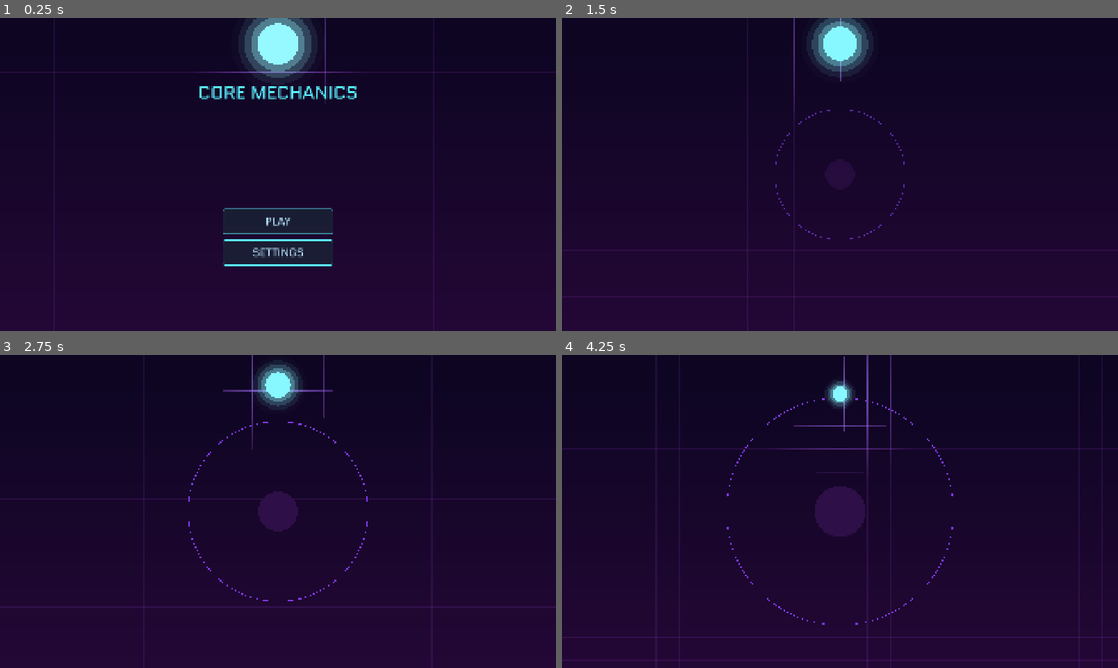
Above: before the commit, frames 1-4 (two rows, left to right).
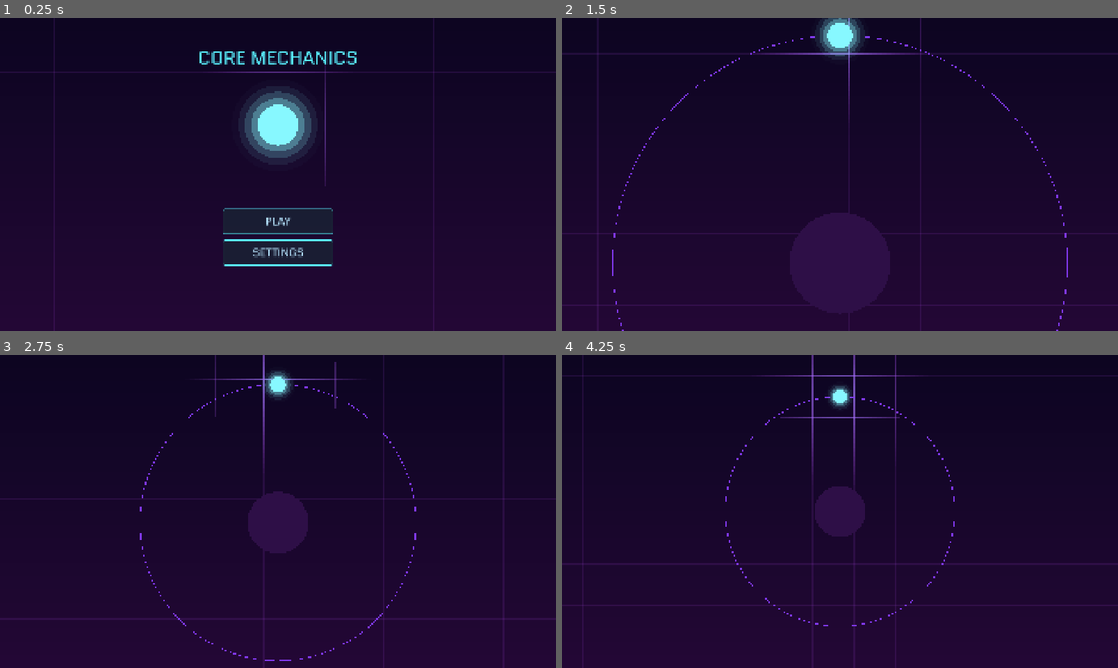
Above: after the commit, the same moments.

Repository: kjbrown-sandbox/juniper-dev-gamejam
Game: Godot game, scene res://MainMenu.tscn
Same seed, same stepped clock (60 frames per second), same inputs: the game is played once before the commit and once after it.
Inputs (mouse positions are in pixels of both pictures, inside the frame that each line leads up to):
- Up to frame 1 (0.25 s): no input
- Up to frame 2 (1.5 s): click "PLAY" at 0.5 s; tap Enter at 1.25 s; move the mouse to (962, 158) at 1.27 s; hold Up from 1.28 s (still down); hold F from 1.28 s (still down); click (962, 158) at 1.42 s
- Up to frame 3 (2.75 s): tap Space at 1.52, 2.27 s; move the mouse to (166, 527) at 2.02 s; release Up at 2.03 s; release F at 2.03 s; hold Down from 2.03 s (still down); tap Y at 2.1 s; click (166, 527) at 2.17 s
- Up to frame 4 (4.25 s): move the mouse to (895, 442) at 2.77 s; release Down at 2.78 s; hold Up from 2.78 s (still down); tap Enter at 2.85 s; click (895, 442) at 2.92 s; move the mouse to (812, 574) at 3.52 s; tap Keypad Enter at 3.6 s; click (812, 574) at 3.67 s; tap Space at 3.77 s

The runs differ from the first frame. In frame 1, 5.0% of the frame differs, in the area x 35-65%, y 0-54%; in frame 2, 2.7%; in frame 3, 2.9%; in frame 4, 2.3%.

Commit message:
Menu intro: virtual camera + moon below the title
Rework the PLAY transition as a virtual camera (focus + zoom) that interpolates
from the menu framing to the game's exact first frame. The moon is pinned to the
world ring-top, so the end state == Game.tscn's opening and the cut is seamless
by construction. Menu now frames the moon below the title (not centred); the
ring/core sweep in as the camera pulls back. Camera uses cubic ease-out (fast
start, slow settle).

Co-Authored-By: Claude Opus 4.8 (1M context) <noreply@anthropic.com>

Diff:
--- a/MainMenu.gd
+++ b/MainMenu.gd
@@ -14,12 +14,13 @@
 const MENU_GLOW_STRENGTH := 0.8
 const DEFAULT_VOLUME := 80.0        # 0..100, session-only (no save system this jam)
 
-const MENU_MOON_FRAC := 0.08        # menu moon sits high (above the ring's top) so it can drop onto it
+const MENU_MOON_FRAC := 0.34        # menu moon's vertical screen position (below the title, above centre)
 const MENU_MOON_R := 70.0           # menu moon radius (the "huge, zoomed-in" hero)
 
 # Mirrors of Game's start geometry, so the zoom-out reveal lands EXACTLY on the game's first
 # frame (moon at the top of ring 0, planet centered) and the scene cut is invisible.
 const BASE_RADIUS := 180.0
+const WORLD_MOON_Y := -180.0        # the game's moon starts at the top of ring 0 (world (0, -base_radius))
 const PLANET_RADIUS := 40.0
 const MOON_RADIUS := 10.0           # must match Game.gd moon_radius for a seamless hand-off
 const MAX_ZOOM := 2.2
@@ -27,7 +28,6 @@
 const INTRO_DUR := 4.0              # seconds of slow zoom-out + fall before the cut to Game.tscn
 
 var time := 0.0
-var moon_pos := Vector2.ZERO
 var volume := DEFAULT_VOLUME
 var state := "menu"                 # menu | intro
 var intro_t := 0.0
@@ -53,7 +53,6 @@
 
 func _process(delta: float) -> void:
 	time += delta
-	var vp := get_viewport_rect().size
 	if state == "intro":
 		intro_t += delta
 		# Fade the menu theme out over the fall, silent by the time the moon lands.
@@ -63,9 +62,6 @@
 		if intro_t >= INTRO_DUR:
 			get_tree().change_scene_to_file("res://Game.tscn")
 			return
-	else:
-		# Hero moon hovers upper-center with a gentle bob.
-		moon_pos = Vector2(vp.x * 0.5, vp.y * MENU_MOON_FRAC + sin(time * 1.3) * 10.0)
 	queue_redraw()
 
 
@@ -82,49 +78,43 @@
 func _draw() -> void:
 	var vp := get_viewport_rect().size
 	if state == "intro":
-		_draw_intro(vp)
-		return
-	_draw_bg(vp, _menu_spacing(), moon_pos)
-	# The moon shines the grid patch under it, exactly like the in-game moon.
-	# DEFERRED (waiting on the other agent's final cell-lighting): also feed the mouse
-	# position here so the cursor lights the grid the same way. Hook:
-	#     _grid_shine(vp, _menu_spacing(), get_local_mouse_position(), style.moon_slow)
-	var mcol := style.moon_slow.lerp(style.moon_fast, 0.35 + 0.2 * sin(time * 4.0))
-	_glow_circle(moon_pos, MENU_MOON_R + 3.0 * sin(time * 1.3), mcol)
-
-
-# The "press PLAY" cinematic: the huge menu moon shrinks and the camera pulls back, revealing
-# it settling onto the top of ring 0 with the planet at center — i.e. the game's exact first
-# frame — then we cut to Game.tscn. A short crossfade at the end hides the cut.
-func _draw_intro(vp: Vector2) -> void:
-	var raw := clampf(intro_t / INTRO_DUR, 0.0, 1.0)
+		# Ease-out: the camera moves fast at the start and slows as it settles onto the game frame.
+		var raw := clampf(intro_t / INTRO_DUR, 0.0, 1.0)
+		var p := 1.0 - pow(1.0 - raw, 3.0)
+		_draw_scene(vp, p, lerpf(_menu_spacing(), style.grid_spacing, p), 0.0)
+	else:
+		_draw_scene(vp, 0.0, _menu_spacing(), sin(time * 1.3) * 8.0)
+
+
+# Everything is drawn through a virtual camera (focus + zoom) that interpolates from the menu
+# framing (p=0: zoomed in on the moon, which sits below the title; ring/core off-screen) to the
+# game's exact first frame (p=1: moon on the ring's top edge, planet centred). Because p=1 equals
+# Game.tscn's opening view, the cut at the end is seamless — the moon never jumps.
+func _draw_scene(vp: Vector2, p: float, grid_spacing: float, moon_bob: float) -> void:
 	var center := vp * 0.5
 	var z_end := minf(MAX_ZOOM, (minf(vp.x, vp.y) * 0.5 * VIEW_MARGIN) / BASE_RADIUS)
-
-	# The ring + core zoom in from small, their TOP edge rising to meet the falling moon. Everything
-	# settles to z_end = the game's exact first frame, so the cut into Game.tscn is seamless.
-	var cam_z := lerpf(z_end * 0.5, z_end, smoothstep(0.0, 1.0, raw))
-	var wa := clampf(raw / 0.35, 0.0, 1.0)             # fade the world in over the first part
-
-	# Moon falls STRAIGHT DOWN (x dead-centre) from high above onto the ring's TOP — the spot the
-	# game's moon starts at: centre + (0, -base_radius) * z_end. No rise, no sideways drift.
-	var ring_top := center + Vector2(0.0, -BASE_RADIUS * z_end)
-	var start_pos := Vector2(center.x, vp.y * MENU_MOON_FRAC)
-	var mp := start_pos.lerp(ring_top, raw * raw)      # ease-in = gravity acceleration
-	var mr := lerpf(MENU_MOON_R, MOON_RADIUS * z_end, raw)
-
-	# Grid: game spacing/phase (from 0), so it lines up with the real grid at the hand-off.
-	_draw_bg(vp, lerpf(_menu_spacing(), style.grid_spacing, raw), mp)
-
-	# Core + ring (centred), zooming in + fading in beneath the falling moon.
-	var rcol := style.ring_locked
-	rcol.a *= wa
-	draw_arc(center, BASE_RADIUS * cam_z, 0.0, TAU, 96, rcol, style.ring_w_locked)
-	var pcol := style.planet_sick
-	pcol.a *= wa
-	draw_circle(center, PLANET_RADIUS * cam_z, pcol)
-
-	_glow_circle(mp, mr, style.moon_slow.lerp(style.moon_fast, 0.4))
+	var z0 := MENU_MOON_R / MOON_RADIUS                                  # menu zoom sets the hero size
+	var f0y := WORLD_MOON_Y - (MENU_MOON_FRAC * vp.y - center.y) / z0     # focus puts the moon below the title
+	var focus := Vector2(0.0, lerpf(f0y, 0.0, p))
+	var zoom := lerpf(z0, z_end, p)
+
+	var moon_screen := center + (Vector2(0.0, WORLD_MOON_Y) - focus) * zoom + Vector2(0.0, moon_bob)
+	var ring_center := center - focus * zoom
+
+	# Grid: screen-space, from 0 (same as the in-game grid); the moon lights the patch under it.
+	_draw_bg(vp, grid_spacing, moon_screen)
+
+	# Ring + core fade in as the camera pulls back to reveal them (off-screen in the menu).
+	var wa := clampf(p / 0.3, 0.0, 1.0)
+	if wa > 0.0:
+		var rcol := style.ring_locked
+		rcol.a *= wa
+		draw_arc(ring_center, BASE_RADIUS * zoom, 0.0, TAU, 96, rcol, style.ring_w_locked)
+		var pcol := style.planet_sick
+		pcol.a *= wa
+		draw_circle(ring_center, PLANET_RADIUS * zoom, pcol)
+
+	_glow_circle(moon_screen, MOON_RADIUS * zoom, style.moon_slow.lerp(style.moon_fast, 0.4))
 
 
 func _menu_spacing() -> float:
@@ -257,7 +247,7 @@
 	title.add_theme_color_override("font_color", style.moon_slow)
 	title.horizontal_alignment = HORIZONTAL_ALIGNMENT_CENTER
 	title.set_anchors_preset(Control.PRESET_TOP_WIDE)
-	title.offset_top = 210.0
+	title.offset_top = 90.0
 	title.mouse_filter = Control.MOUSE_FILTER_IGNORE
 	_title = title
 	_ui.add_child(title)
Not shown, changed: DESIGN_LOG.md
